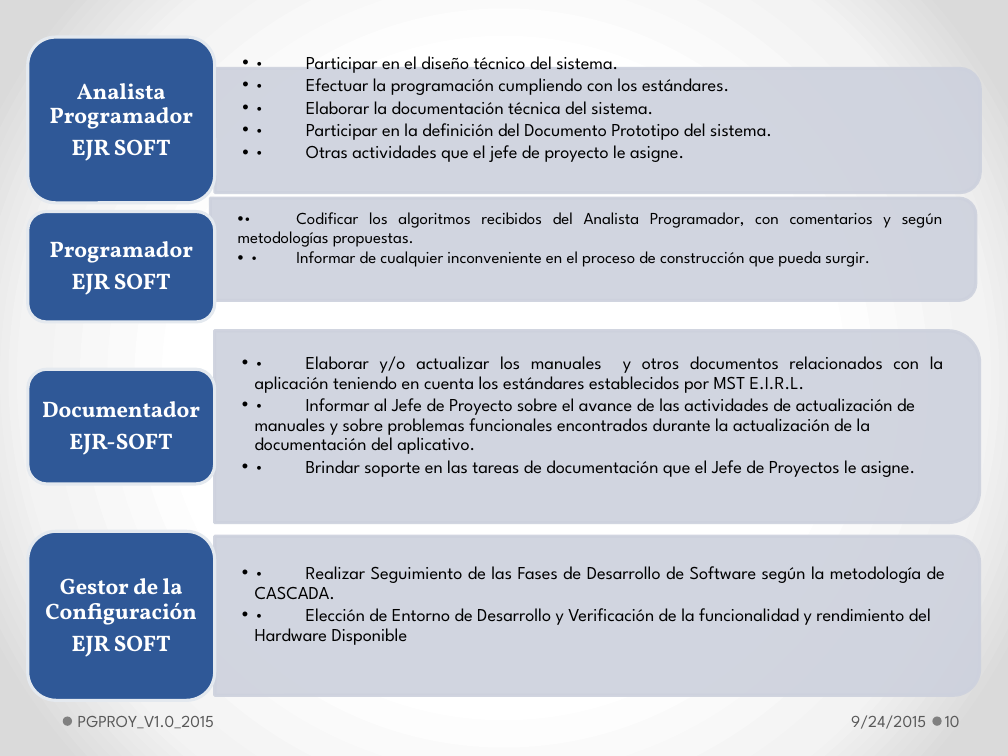
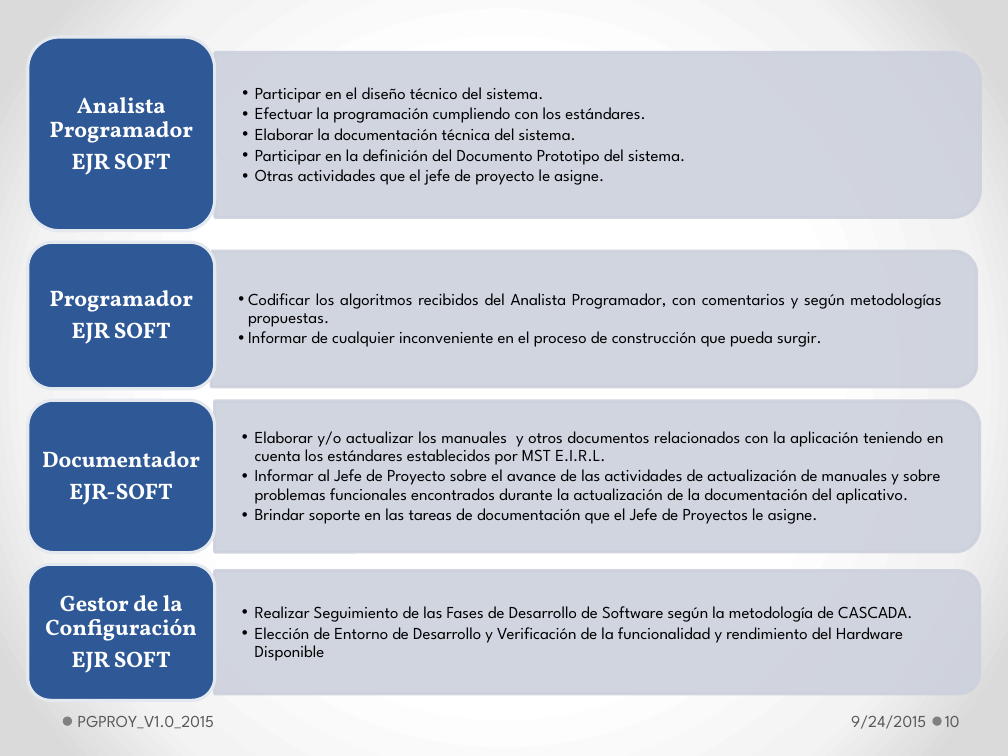
Before and after one commit to lowrider80/UTP-GPS-ALARM, a slide deck: slide 10 of Area_de_Proceso-_PP-PMC/PGPROY_V1.0_2015.pptx. Drawn at 1008x756 pixels with LibreOffice and Linux fonts; fonts in the diff are those of the drawing. Boxes give left, top, right and bottom in pixels: in the first picture for what was removed or moved away, otherwise in the second. Text is boxed around its words. In the diff, an @@ line names an element or a change of style, - is before the commit and + after.

Commit message:
Proceso de Gestion
Proceso de Gestion

```diff
--- a/Area_de_Proceso-_PP-PMC/PGPROY_V1.0_2015.pptx
+++ b/Area_de_Proceso-_PP-PMC/PGPROY_V1.0_2015.pptx
@@ rounded rectangle: place and size @@
-rounded rectangle at [28, 37, 215, 203]
+rounded rectangle at [28, 37, 215, 231]
@@ text "Analista Programador": place and size @@
-text "Analista Programador" at [50, 83, 193, 161]
+text "Analista Programador" at [50, 97, 193, 175]
@@ round same rect: place and size @@
-round same rect at [215, 69, 980, 193]
+round same rect at [215, 52, 980, 217]
@@ text at [255, 87, 685, 185]: text changed; size 13 to 12 pt @@
-  •• • Participar en el diseño técnico del sistema.
-  •• • Efectuar la programación cumpliendo con los estándares.
-  •• • Elaborar la documentación técnica del sistema.
-  •• • Participar en la definición del Documento Prototipo del sistema.
-  •• • Otras actividades que el jefe de proyecto le asigne.
+  •• Participar en el diseño técnico del sistema.
+  •• Efectuar la programación cumpliendo con los estándares.
+  •• Elaborar la documentación técnica del sistema.
+  •• Participar en la definición del Documento Prototipo del sistema.
+  •• Otras actividades que el jefe de proyecto le asigne.
@@ rounded rectangle: place and size @@
-rounded rectangle at [28, 212, 215, 322]
+rounded rectangle at [28, 242, 215, 388]
@@ text "Programador": place and size @@
-text "Programador" at [50, 241, 193, 295]
+text "Programador" at [50, 290, 193, 344]
@@ round same rect: place and size @@
-round same rect at [211, 199, 976, 300]
+round same rect at [212, 251, 977, 387]
@@ text at [248, 293, 941, 347]: text changed @@
-  •• • Codificar los algoritmos recibidos del Analista Programador, con comentarios y según metodologías propuestas.
-  •• • Informar de cualquier inconveniente en el proceso de construcción que pueda surgir.
+  •• Codificar los algoritmos recibidos del Analista Programador, con comentarios y según metodologías propuestas.
+  •• Informar de cualquier inconveniente en el proceso de construcción que pueda surgir.
@@ rounded rectangle: place and size @@
-rounded rectangle at [28, 369, 215, 484]
+rounded rectangle at [28, 400, 215, 552]
@@ text "Documentador": place and size @@
-text "Documentador" at [42, 401, 200, 455]
+text "Documentador" at [42, 451, 200, 505]
@@ round same rect: place and size @@
-round same rect at [214, 331, 979, 523]
+round same rect at [214, 401, 979, 552]
@@ text at [255, 431, 943, 524]: text changed; size 13 to 12 pt @@
-  •• • Elaborar y/o actualizar los manuales y otros documentos relacionados con la aplicación teniendo en cuenta los estándares establecidos por MST E.I.R.L.
-  •• • Informar al Jefe de Proyecto sobre el avance de las actividades de actualización de manuales y sobre problemas funcionales encontrados durante la actualización de la documentación del aplicativo.
-  •• • Brindar soporte en las tareas de documentación que el Jefe de Proyectos le asigne.
+  •• Elaborar y/o actualizar los manuales y otros documentos relacionados con la aplicación teniendo en cuenta los estándares establecidos por MST E.I.R.L.
+  •• Informar al Jefe de Proyecto sobre el avance de las actividades de actualización de manuales y sobre problemas funcionales encontrados durante la actualización de la documentación del aplicativo.
+  •• Brindar soporte en las tareas de documentación que el Jefe de Proyectos le asigne.
@@ rounded rectangle: place and size @@
-rounded rectangle at [28, 531, 215, 701]
+rounded rectangle at [28, 564, 215, 701]
@@ text "Gestor de la Configuración": place and size @@
-text "Gestor de la Configuración" at [45, 578, 197, 657]
+text "Gestor de la Configuración" at [45, 595, 197, 673]
@@ round same rect: place and size @@
-round same rect at [214, 537, 979, 696]
+round same rect at [214, 571, 979, 694]
@@ text at [255, 606, 912, 661]: text changed; size 13 to 12 pt @@
-  •• • Realizar Seguimiento de las Fases de Desarrollo de Software según la metodología de CASCADA.
-  •• • Elección de Entorno de Desarrollo y Verificación de la funcionalidad y rendimiento del Hardware Disponible
+  •• Realizar Seguimiento de las Fases de Desarrollo de Software según la metodología de CASCADA.
+  •• Elección de Entorno de Desarrollo y Verificación de la funcionalidad y rendimiento del Hardware Disponible
```
Also in this commit, not shown: 11 other slides changed.
